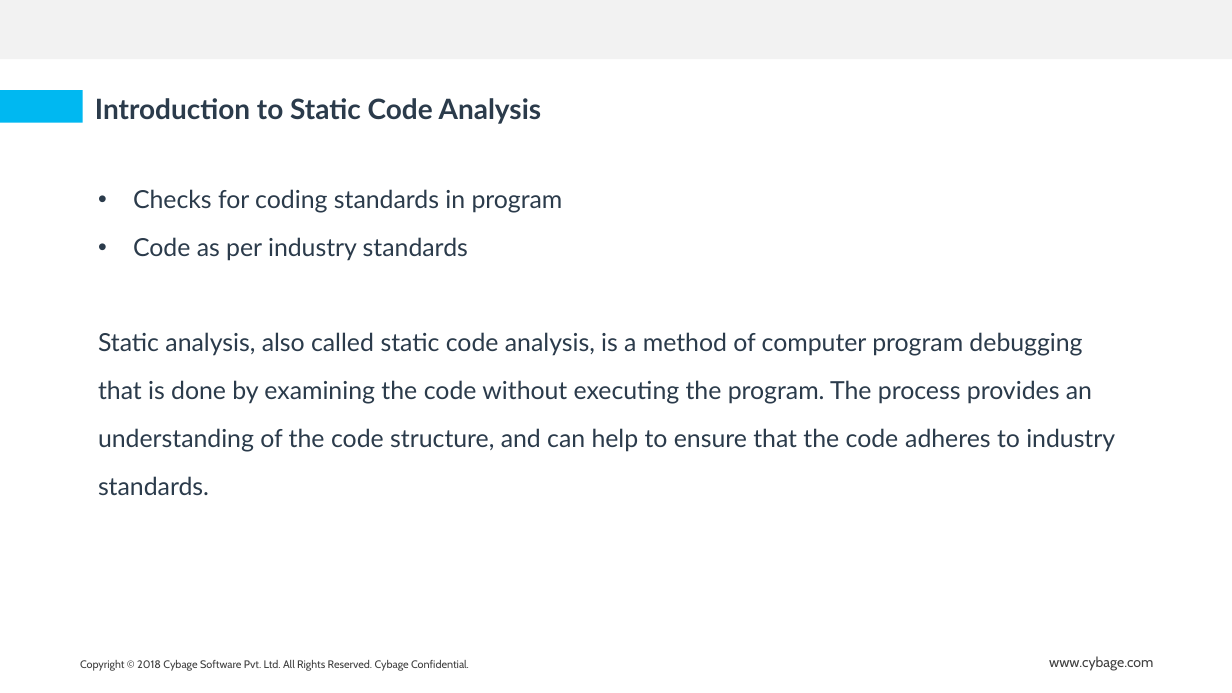
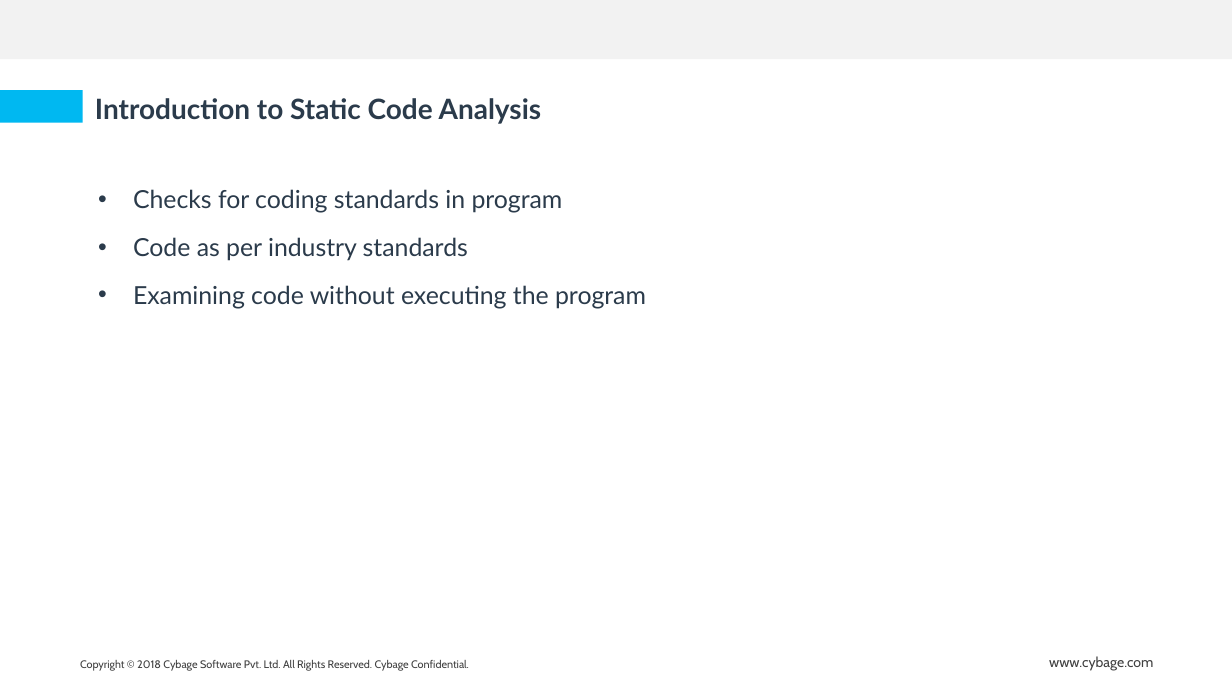
Before and after one commit to ruchika-12/sonar-ppt, a slide deck: slide 3 of New SonarQubePPT.pptx. Drawn at 1232x693 pixels with LibreOffice and Linux fonts; fonts in the diff are those of the drawing; background and template pictures are left out. Boxes give left, top, right and bottom in pixels: in the first picture for what was removed or moved away, otherwise in the second. Text is boxed around its words. In the diff, an @@ line names an element or a change of style, - is before the commit and + after.

```diff
--- a/New SonarQubePPT.pptx
+++ b/New SonarQubePPT.pptx
@@ text at <box>133,285,646,309</box>: text changed @@
-Static analysis, also called static code analysis, is a method of computer program debugging that is done by examining the code without executing the program. The process provides an understanding of the code structure, and can help to ensure that the code adheres to industry standards.
+• Examining code without executing the program
```
Also in this commit, not shown: 3 other slides changed.
